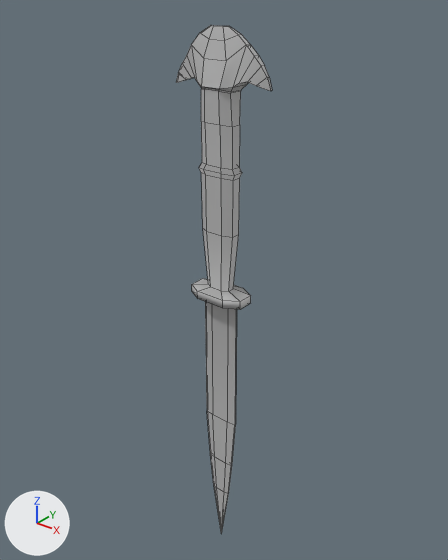
One commit to the FBX model Assets/Environment/Tree/Knife.fbx: the scene before it, then after it.
Before and after are seen from a 50 mm lens placed at (9.48, -11.71, 16.78), pointed at (-0.32, 0.54, 9.19). Lighting does not change. The marker at lower left points along +X, +Y and +Z. Mesh edges are drawn as thin lines. Where no turn or scale is listed for an object, it has been applied to the vertices.

Objects in the first picture: 'Knife'.
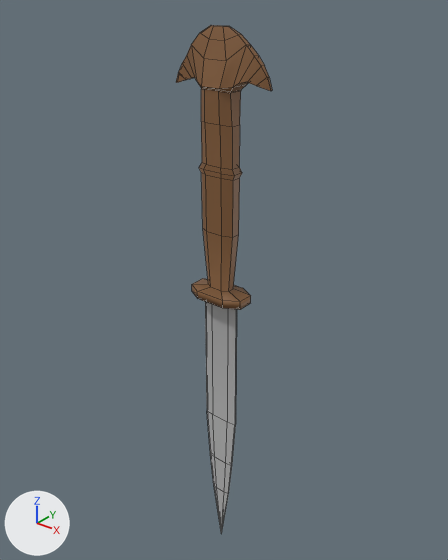
The change, as a list of edits to the scene's bpy script:
```text
Add mat_m_knifehandle:
    mat_m_knifehandle = principled_material('M_KnifeHandle')
    mat_m_knifehandle.base_color = (0.237, 0.111, 0.0419)  # brown #865e3a
Change me_mesh:
    where me_mesh.from_pydata(...)  # 184 vertices, 178 faces; spans x -1.4..1.4, y -0.5..0.5, z -7.4..8.3
    used by ob_knife; location = (0.0, 0.0, 7.5)
    me_mesh part 1: all 145 faces centred in x -1.4..1.4, y -0.5..0.5, z 1.4..8.3 switch from mat_m_knife (grey #bcbcbc) to mat_m_knifehandle (brown #865e3a)
```

Location of each change, (x1, y1, x2, y2) in pixels of the pictures (448 x 560 px):
part 1 of me_mesh, recoloured (grey to brown): (176, 25, 272, 310) in both
